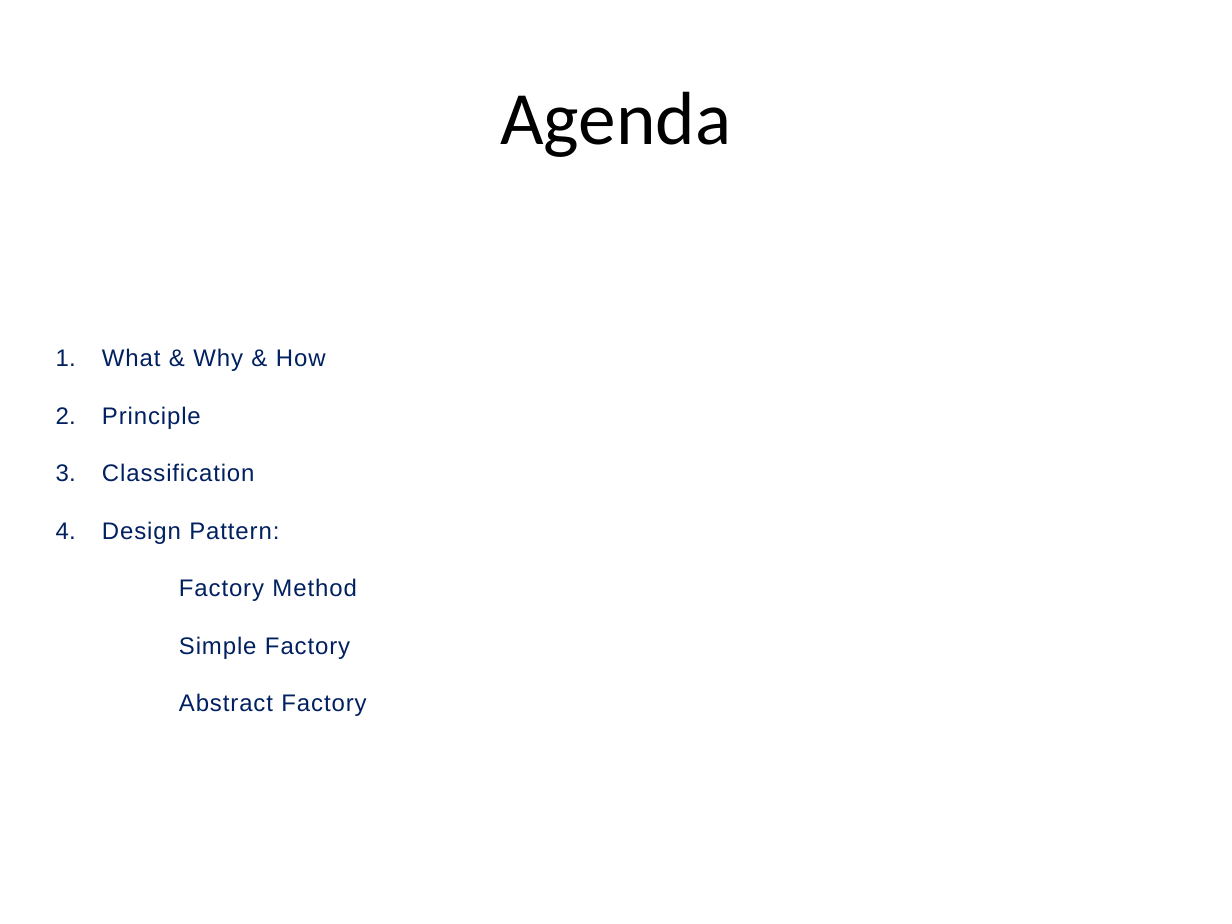
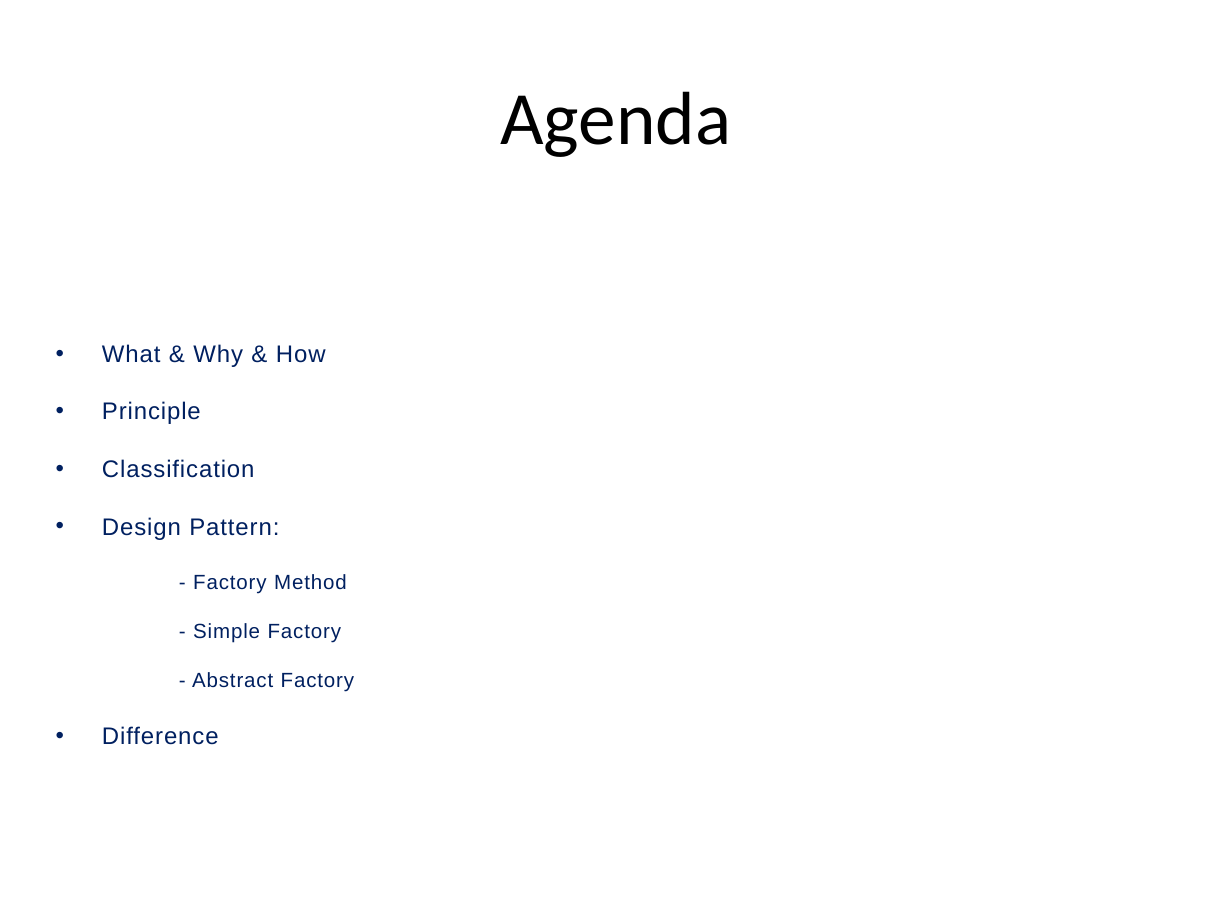
Before and after one commit to PlumpMath/DesignPattern-956, a slide deck: slide 2 of _Doc/Design Pattern (C#) - Part 1.pptx. Drawn at 1232x924 pixels with LibreOffice and Linux fonts; fonts in the diff are those of the drawing. Boxes give left, top, right and bottom in pixels: in the first picture for what was removed or moved away, otherwise in the second. Text is boxed around its words. In the diff, an @@ line names an element or a change of style, - is before the commit and + after.

```diff
--- a/_Doc/Design Pattern (C#) - Part 1.pptx
+++ b/_Doc/Design Pattern (C#) - Part 1.pptx
@@ text at bbox=[102, 344, 326, 540]: bullet 1. to • @@
@@ text at bbox=[102, 574, 355, 745]: text changed; size 14 to 12 pt @@
-Factory Method
-Simple Factory
-Abstract Factory
+- Factory Method
+- Simple Factory
+- Abstract Factory
+• Difference
```
Also in this commit, not shown: 4 other slides changed, 3 other files.
